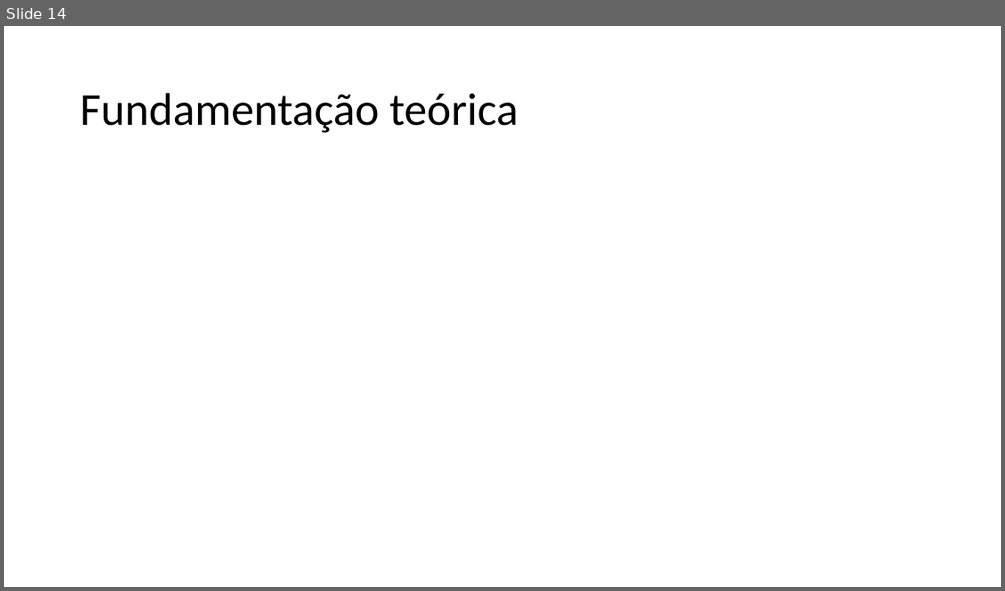
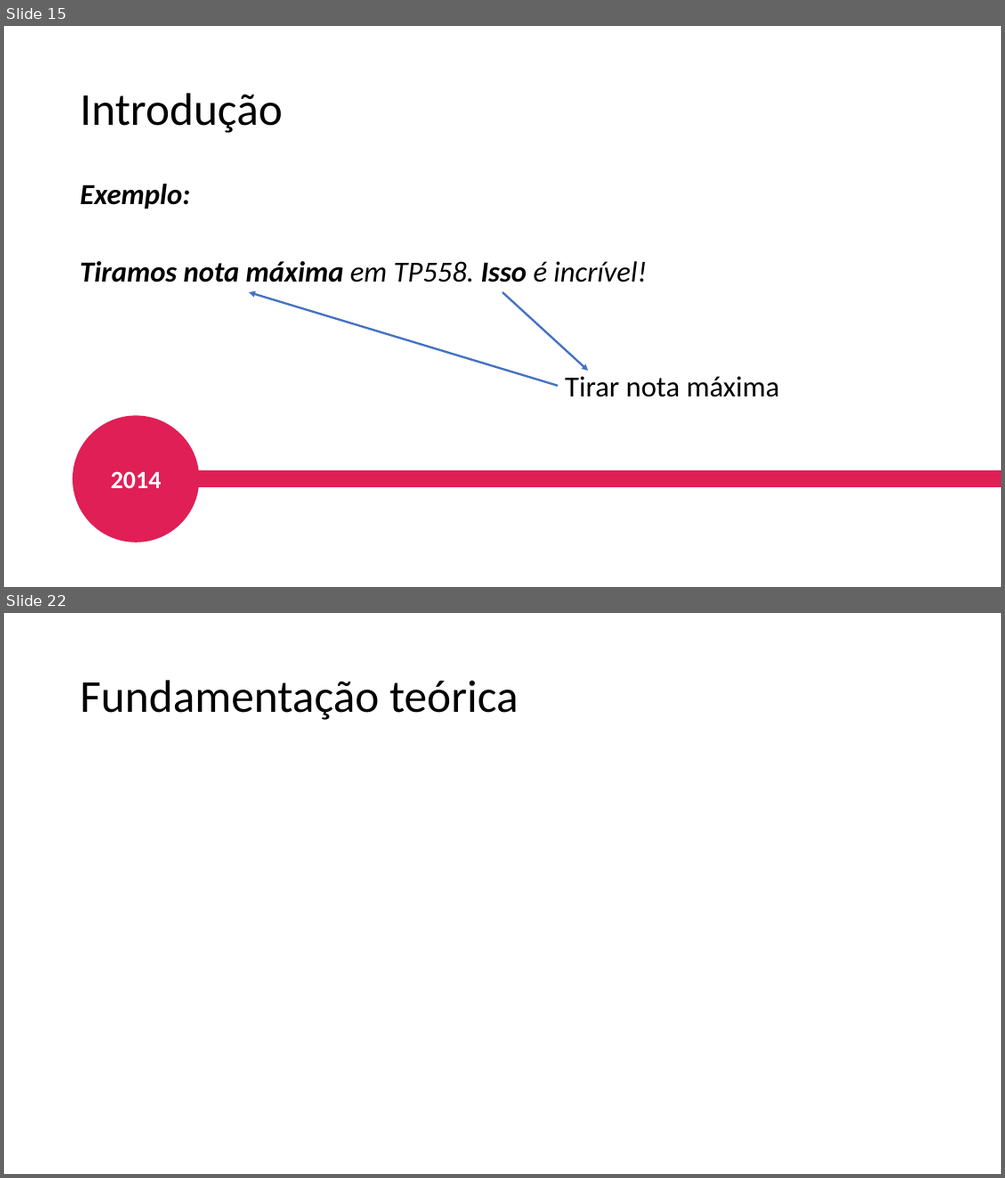
Before and after one commit to guerrato/guerrato_967_tp558, a slide deck: seminarios/ciclo 2/TP558_LoRA.pptx. Shown one above the other, each under a label of ours: slide 14 before the commit, slides 15 and 22 after it; the slides between them are not shown. The pictures are 1005x591 and 1005x1178 pixels, drawn with LibreOffice and Linux fonts; fonts in the diff are those of the drawing. Boxes give left, top, right and bottom in pixels: in the first picture for what was removed or moved away, otherwise in the second. Text is boxed around its words. In the diff, an @@ line names an element or a change of style, - is before the commit and + after.

```diff
--- a/seminarios/ciclo 2/TP558_LoRA.pptx
+++ b/seminarios/ciclo 2/TP558_LoRA.pptx
@@ slide 15 added at (4, 26, 1001, 587), background #FFFFFF @@
@@ title added at (80, 93, 283, 133), 44 pt, text #000000 @@
+Introdução
@@ text added at (80, 184, 190, 208), 28 pt, text #000000, bold, italic @@
+Exemplo:
@@ text added at (80, 261, 647, 282), 28 pt, text #000000, bold, italic @@
+Tiramos nota máxima em TP558. Isso é incrível!
@@ arrow added from (558, 386) to (249, 292), #4472C4 2 pt @@
@@ arrow added from (502, 292) to (588, 370), #4472C4 2 pt @@
@@ text added at (565, 376, 780, 397), 28 pt, text #000000 @@
+Tirar nota máxima
@@ ellipse added at (73, 416, 200, 543), fill #DF1F56, 24 pt, text #FFFFFF, bold @@
+2014
@@ line added from (175, 478) to (1001, 478), #DF1F56 16 pt @@
@@ what was slide 14 is now slide 22 @@
```
Also in this commit, not shown: 12 slides changed, 7 other slides added.
